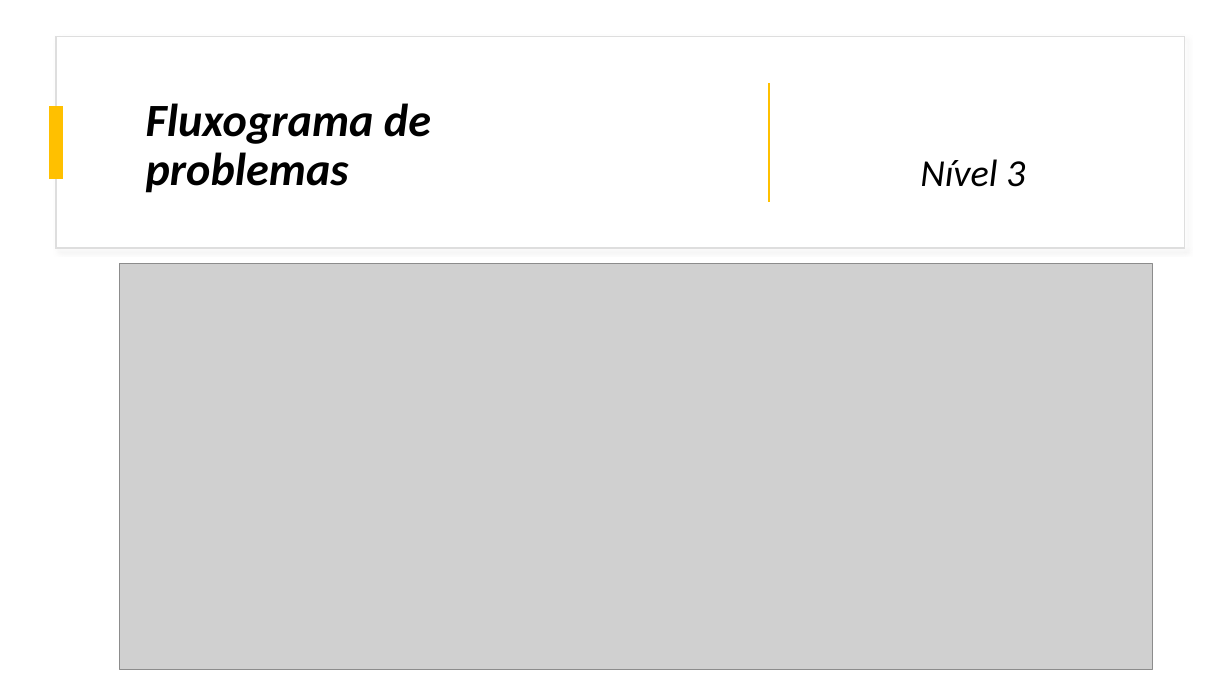
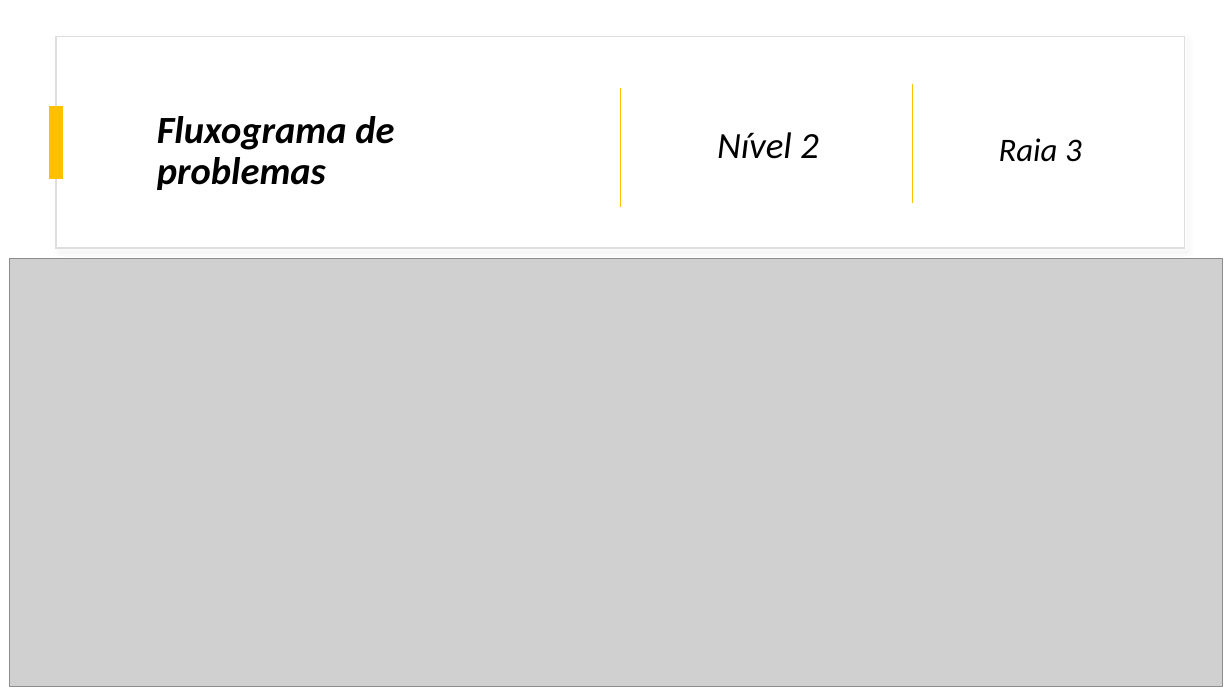
Before and after one commit to EmpresaJet/EmpresaJet, a slide deck: slide 13 of links-externos/Fluxogramas/Fluxogramas_TI_Grupo01.pptx. Drawn at 1232x693 pixels with LibreOffice and Linux fonts; fonts in the diff are those of the drawing; grey boxes stand for pictures. Boxes give left, top, right and bottom in pixels: in the first picture for what was removed or moved away, otherwise in the second. Text is boxed around its words. In the diff, an @@ line names an element or a change of style, - is before the commit and + after.

Commit message:
Nova versão dos fluxogramas e PDF de TI

```diff
--- a/links-externos/Fluxogramas/Fluxogramas_TI_Grupo01.pptx
+++ b/links-externos/Fluxogramas/Fluxogramas_TI_Grupo01.pptx
@@ text "Fluxograma de problemas": place and size @@
-text "Fluxograma de problemas" at box(146, 103, 431, 193)
+text "Fluxograma de problemas" at box(157, 116, 394, 190)
@@ text "Fluxograma de problemas" at box(157, 116, 394, 190): size 36 to 30 pt @@
@@ line moved from (769, 83) - (769, 202) to (620, 88) - (620, 207) @@
@@ line added from (912, 84) to (912, 203), #FFC000 1 pt @@
@@ title added at box(717, 132, 819, 159), 28.8 pt, text #000000, italic @@
+Nível 2
@@ text at box(999, 138, 1082, 162): text changed; size 29.7 to 25.6 pt @@
-Nível 3
+Raia 3
@@ picture: place and size @@
-picture at box(119, 263, 1153, 669)
+picture at box(10, 259, 1223, 687)
```
Also in this commit, not shown: 10 other slides changed, 1 slide added, 6 other files.
